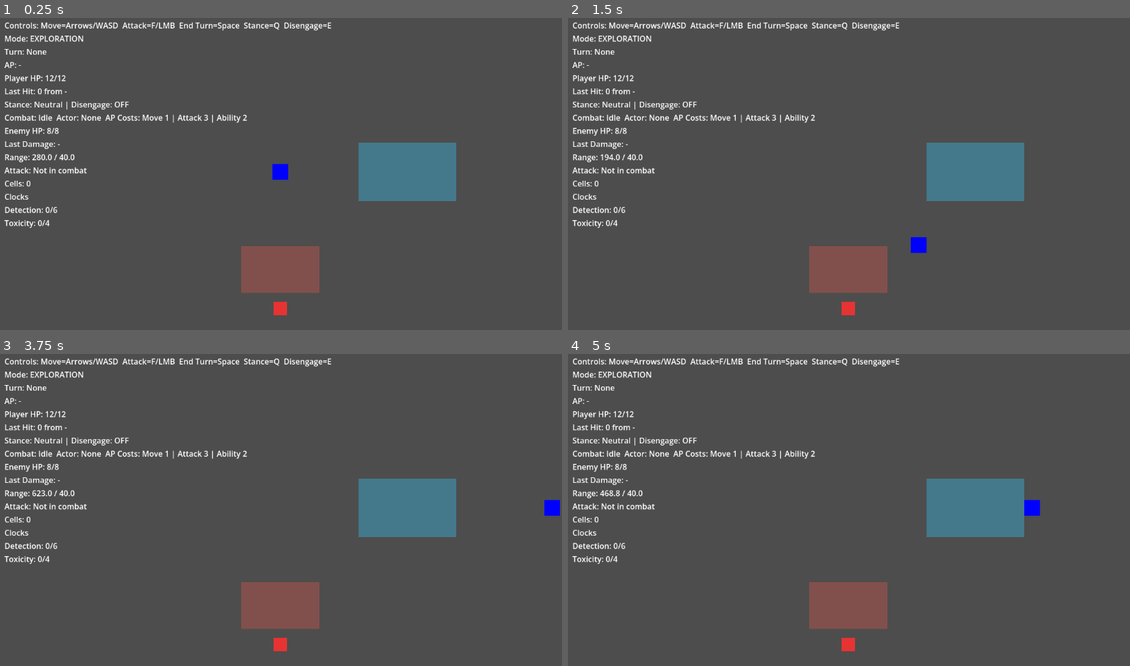
Above: before the commit, frames 1-4 (two rows, left to right).
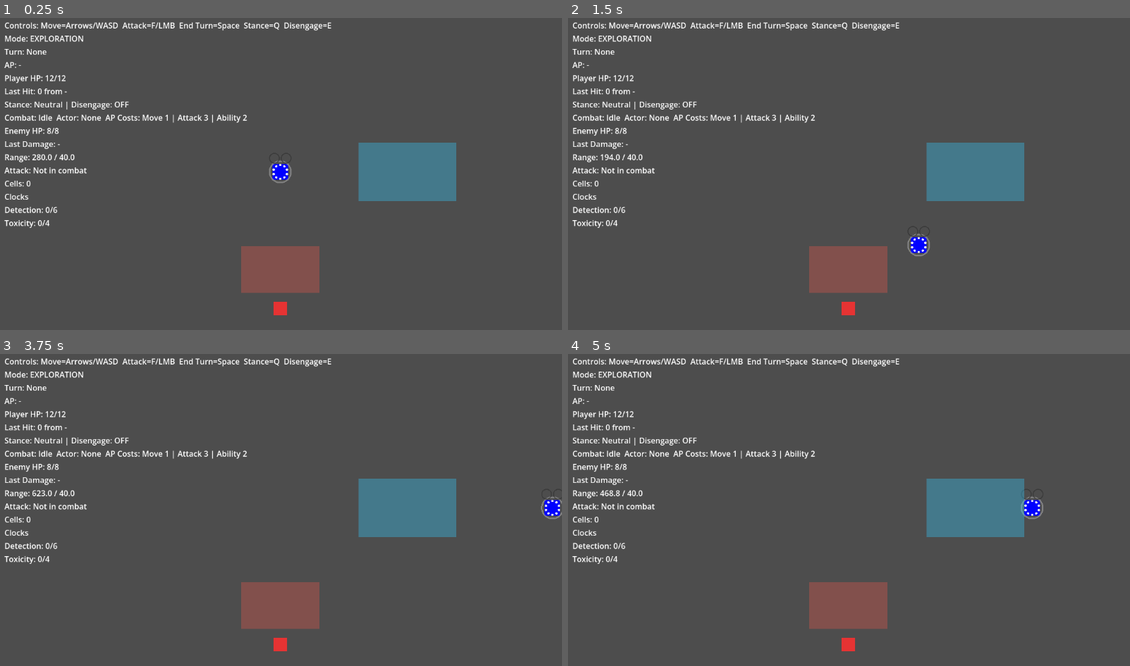
Above: after the commit, the same moments.

Repository: whelanworkmaster/cogs-and-catalysts
Game: Godot game, scene res://scenes/main.tscn
Same seed, same stepped clock (60 frames per second), same inputs: the game is played once before the commit and once after it.
Inputs (mouse positions are in pixels of both pictures, inside the frame that each line leads up to):
- Up to frame 1 (0.25 s): no input
- Up to frame 2 (1.5 s): tap Enter (ui_accept) at 0.5, 0.77, 1.25 s; move the mouse to (972, 155) at 0.52 s; hold Right (ui_right) 0.53-1.28 s; tap F (attack) at 0.6 s; click (972, 155) at 0.67 s; tap E (disengage) at 0.8, 1.35 s; move the mouse to (736, 186) at 1.27 s; hold Down (ui_down) from 1.28 s (still down)
- Up to frame 3 (3.75 s): tap Enter (ui_accept) at 1.52, 3.02 s; tap F (attack) at 1.55, 2.1, 3.05 s; move the mouse to (337, 438) at 2.02 s; release Down (ui_down) at 2.03 s; hold Right (ui_right) 2.03-2.78 s; tap E (disengage) at 2.3, 2.85 s; move the mouse to (252, 572) at 2.77 s; hold Up (ui_up) 2.78-3.53 s; click (252, 572) at 2.92 s; move the mouse to (449, 556) at 3.52 s; hold Left (ui_left) from 3.53 s (still down); tap Q (stance_cycle) at 3.6 s
- Up to frame 4 (5 s): keep holding Left (ui_left); tap Enter (ui_accept) at 3.77, 4.25, 4.52 s; tap E (disengage) at 3.8 s; move the mouse to (680, 460) at 4.27 s; tap Space at 4.35 s; tap F (attack) at 4.55 s

The runs differ from the first frame. In frame 1, less than 0.1% of the frame differs, in the area x 47-52%, y 45-53%; in frame 2, less than 0.1%, in the area x 60-65%, y 69-77%; in frame 3, less than 0.1%; in frame 4, less than 0.1%.

Commit message:
Add combat overlays and threat visuals

Diff:
--- a/scripts/actors/enemy.gd
+++ b/scripts/actors/enemy.gd
@@ -3,6 +3,7 @@
 class_name Enemy
 
 const DamagePopup = preload("res://scripts/ui/damage_popup.gd")
+const EnemyThreatVisual = preload("res://scripts/ui/enemy_threat_visual.gd")
 
 const MutagenicCell = preload("res://scripts/world/mutagenic_cell.gd")
 
@@ -22,6 +23,7 @@
 	add_to_group("enemy")
 	_configure_attack_area()
 	_create_enemy_sprite()
+	_create_threat_visual()
 
 func _create_enemy_sprite() -> void:
 	var sprite := $Sprite2D
@@ -141,3 +143,11 @@
 	popup.color = color
 	popup.global_position = global_position + Vector2(0, -20)
 	scene.add_child(popup)
+
+func _create_threat_visual() -> void:
+	if has_node("ThreatVisual"):
+		return
+	var ring := Node2D.new()
+	ring.name = "ThreatVisual"
+	ring.set_script(EnemyThreatVisual)
+	add_child(ring)
--- a/scripts/player.gd
+++ b/scripts/player.gd
@@ -3,6 +3,7 @@
 class_name Player
 
 const DamagePopup = preload("res://scripts/ui/damage_popup.gd")
+const CombatOverlay = preload("res://scripts/ui/combat_overlay.gd")
 
 const ElevationArea = preload("res://scripts/world/elevation_area.gd")
 
@@ -66,6 +67,7 @@
 		CombatManager.combat_ended.connect(_on_combat_ended)
 	# Create a basic visual representation
 	create_player_sprite()
+	_create_combat_overlay()
 
 func _physics_process(delta):
 	handle_stance_input()
@@ -443,3 +445,11 @@
 	popup.color = color
 	popup.global_position = global_position + Vector2(0, -20)
 	scene.add_child(popup)
+
+func _create_combat_overlay() -> void:
+	if has_node("CombatOverlay"):
+		return
+	var overlay := Node2D.new()
+	overlay.name = "CombatOverlay"
+	overlay.set_script(CombatOverlay)
+	add_child(overlay)
--- /dev/null
+++ b/scripts/ui/combat_overlay.gd
@@ -0,0 +1,81 @@
+extends Node2D
+
+class_name CombatOverlay
+
+@export var stance_radius: float = 22.0
+@export var stance_width: float = 3.0
+@export var disengage_radius: float = 28.0
+@export var disengage_width: float = 2.0
+@export var ap_pip_radius: float = 14.0
+@export var ap_pip_size: float = 2.5
+@export var clock_radius: float = 10.0
+@export var clock_width: float = 2.0
+@export var clock_offset: Vector2 = Vector2(0, -28)
+
+func _process(_delta: float) -> void:
+	queue_redraw()
+
+func _draw() -> void:
+	var player := get_parent()
+	if player == null:
+		return
+	_draw_stance_ring(player)
+	_draw_disengage_ring(player)
+	_draw_ap_pips(player)
+	_draw_clocks()
+
+func _draw_stance_ring(player: Node) -> void:
+	if not player.has_method("get_stance_name"):
+		return
+	var stance_name: String = str(player.get_stance_name())
+	var color: Color = Color(0.6, 0.6, 0.6, 0.7)
+	match stance_name:
+		"Guard":
+			color = Color(0.2, 0.6, 1.0, 0.8)
+		"Aggress":
+			color = Color(1.0, 0.3, 0.3, 0.8)
+		"Evade":
+			color = Color(0.3, 1.0, 0.5, 0.8)
+	draw_arc(Vector2.ZERO, stance_radius, 0.0, TAU, 32, color, stance_width)
+
+func _draw_disengage_ring(player: Node) -> void:
+	if not player.has_method("is_disengage_active"):
+		return
+	var active: bool = bool(player.is_disengage_active())
+	if not active:
+		return
+	var color := Color(1.0, 1.0, 0.4, 0.8)
+	var segments := 12
+	var gap := TAU / float(segments)
+	for i in range(segments):
+		if i % 2 == 0:
+			var start_angle := i * gap
+			var end_angle := start_angle + gap * 0.6
+			draw_arc(Vector2.ZERO, disengage_radius, start_angle, end_angle, 6, color, disengage_width)
+
+func _draw_ap_pips(player: Node) -> void:
+	if not player.has_method("get_current_ap") or not player.has_method("get_max_ap"):
+		return
+	var current_ap: int = int(player.get_current_ap())
+	var max_ap: int = max(int(player.get_max_ap()), 1)
+	for i in range(max_ap):
+		var angle := -PI / 2 + TAU * (float(i) / float(max_ap))
+		var pos := Vector2(cos(angle), sin(angle)) * ap_pip_radius
+		var on := i < current_ap
+		var color := Color(1.0, 1.0, 1.0, 0.9) if on else Color(0.3, 0.3, 0.3, 0.7)
+		draw_circle(pos, ap_pip_size, color)
+
+func _draw_clocks() -> void:
+	if not CombatManager:
+		return
+	var offset: Vector2 = clock_offset
+	if CombatManager.detection_clock:
+		_draw_clock_ring(offset + Vector2(-12, 0), CombatManager.detection_clock.progress, CombatManager.detection_clock.segments, Color(1.0, 0.7, 0.2, 0.9))
+	if CombatManager.toxicity_clock:
+		_draw_clock_ring(offset + Vector2(12, 0), CombatManager.toxicity_clock.progress, CombatManager.toxicity_clock.segments, Color(0.6, 1.0, 0.4, 0.9))
+
+func _draw_clock_ring(center: Vector2, progress: int, segments: int, color: Color) -> void:
+	var safe_segments: int = int(max(segments, 1))
+	draw_arc(center, clock_radius, 0.0, TAU, 32, Color(0.2, 0.2, 0.2, 0.7), clock_width)
+	var ratio: float = clamp(float(progress) / float(safe_segments), 0.0, 1.0)
+	draw_arc(center, clock_radius, -PI / 2, -PI / 2 + TAU * ratio, 32, color, clock_width)
--- /dev/null
+++ b/scripts/ui/enemy_threat_visual.gd
@@ -0,0 +1,20 @@
+extends Node2D
+
+class_name EnemyThreatVisual
+
+@export var ring_width: float = 2.0
+@export var ring_color: Color = Color(1.0, 0.4, 0.4, 0.25)
+
+func _process(_delta: float) -> void:
+	queue_redraw()
+
+func _draw() -> void:
+	var enemy := get_parent()
+	if enemy == null:
+		return
+	if not CombatManager or not CombatManager.active_combat:
+		return
+	if not enemy.has_method("get_attack_contact_distance"):
+		return
+	var radius: float = float(enemy.get_attack_contact_distance())
+	draw_arc(Vector2.ZERO, radius, 0.0, TAU, 48, ring_color, ring_width)
Not shown, added: scripts/ui/combat_overlay.gd.uid
Not shown, added: scripts/ui/enemy_threat_visual.gd.uid
Not shown, changed: currentprogress.md
